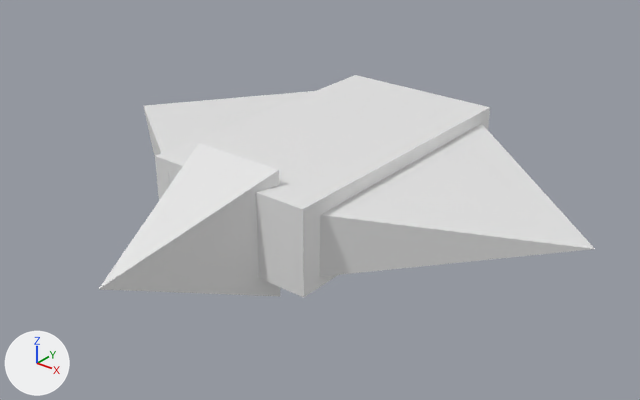
A saved change to the FBX model Game/Assets/modelData/kitai.fbx.
Both versions are drawn from a camera (50 mm lens) standing at (2.84, -4.11, 2.34) and looking at (0.15, -0.74, 0.25). The lights are fixed; the arrows at lower left show +X, +Y and +Z. Materials are left out; every surface is plain grey. Where no turn or scale is listed for an object, it has been applied to the vertices.

Names of what the first picture shows: 'Box001', 'Pyramid001', 'Pyramid002', 'Pyramid003'.
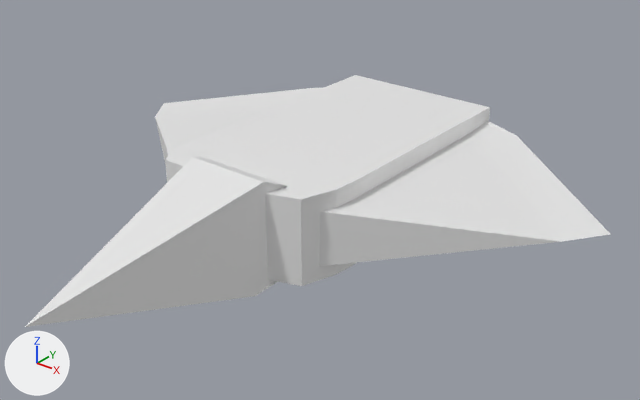
What the commit changed:
me_mesh_002 is used by ob_pyramid002; location (-0.481, -0.359, 0.23); rotation (0.0, -1.543, 0.0), in degrees (0, -88, 0); scale (0.0254, 0.0254, 0.0254).
me_mesh_002 had 6 vertices, 8 faces and spanned x -7.7..7.7, y -35.1..35.1, z 0.0..48.5.
me_mesh_002 now has 13 vertices, 22 faces and spans x -7.7..7.7, y -35.1..35.1, z 0.0..54.7.
Part 1, on me_mesh_002:
1 face is deleted.
7 vertices are added at x -7.7..7.7, y -35.1..-8.5, z 0.0..54.7.
15 new faces join them.
me_mesh_003 is used by ob_pyramid003; location (0.305, -0.34, 0.23).
me_mesh_003 had 6 vertices, 8 faces and spanned x -0.02..1.23, y -0.89..0.89, z -0.2..0.2.
me_mesh_003 now has 13 vertices, 22 faces and spans x -0.02..1.39, y -0.89..0.89, z -0.2..0.2.
Part 2, on me_mesh_003:
1 face is deleted.
7 vertices are added at x 0.01..1.39, y 0.2..0.89, z -0.2..0.2.
15 new faces join them.
me_mesh is used by ob_box001; location (-0.062, -0.353, 0.0).
me_mesh had 8 vertices, 12 faces and spanned x -0.51..0.51, y -0.9..0.9, z 0.0..0.48.
me_mesh now has 34 vertices, 63 faces and spans x -0.51..0.51, y -0.9..0.9, z 0.0..0.48.
Part 3, on me_mesh:
4 vertices are removed from x -0.51..0.51, y -0.9, z 0.0..0.48.
10 faces are deleted.
30 vertices are added at x -0.51..0.51, y -0.9..-0.49, z 0.0..0.48.
61 new faces join them.
Object 'Pyramid002' (ob_pyramid002) moves from (-0.481, -0.359, 0.23) to (-0.326, -0.412, 0.23).
Object 'Pyramid002' (ob_pyramid002) turns from (0, -88, 0) to (-179, 90, 0) degrees about x, y and z.
Object 'Pyramid001' (ob_pyramid001) moves from (-0.089, -1.122, 0.209) to (-0.049, -1.068, 0.23).
Object 'Pyramid001' (ob_pyramid001) is rescaled from (0.0254, 0.0254, 0.0254) to (0.0254, 0.0254, 0.0381).
Object 'Pyramid003' (ob_pyramid003) moves from (0.305, -0.34, 0.23) to (0.147, -0.37, 0.23).

Where the change shows, as pixel boxes (x1, y1, x2, y2) in the pictures (640 x 400 px):
'Box001', reshaped
    before: (155, 75, 490, 297)
    after: (165, 75, 490, 286)
'Pyramid003', reshaped, moved
    before: (319, 124, 595, 277)
    after: (319, 120, 610, 266)
'Pyramid001', moved, rescaled (44% wider, 11% taller)
    before: (99, 143, 280, 296)
    after: (25, 157, 286, 327)
'Pyramid002', reshaped, moved, turned
    before: (143, 91, 314, 180)
    after: (155, 88, 322, 165)
part 1 of me_mesh_002, built on
    before: (143, 106, 169, 180)
    after: (155, 88, 322, 117)
part 2 of me_mesh_003, built on
    after: (469, 120, 610, 242)
